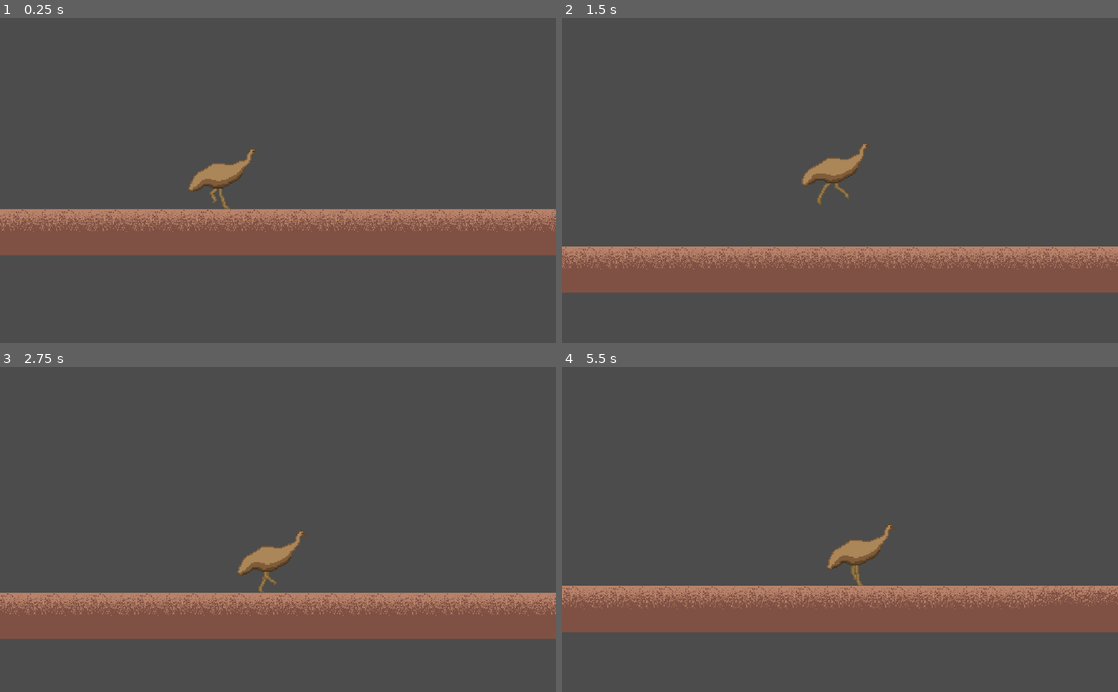
Above: before the commit, frames 1-4 (two rows, left to right).
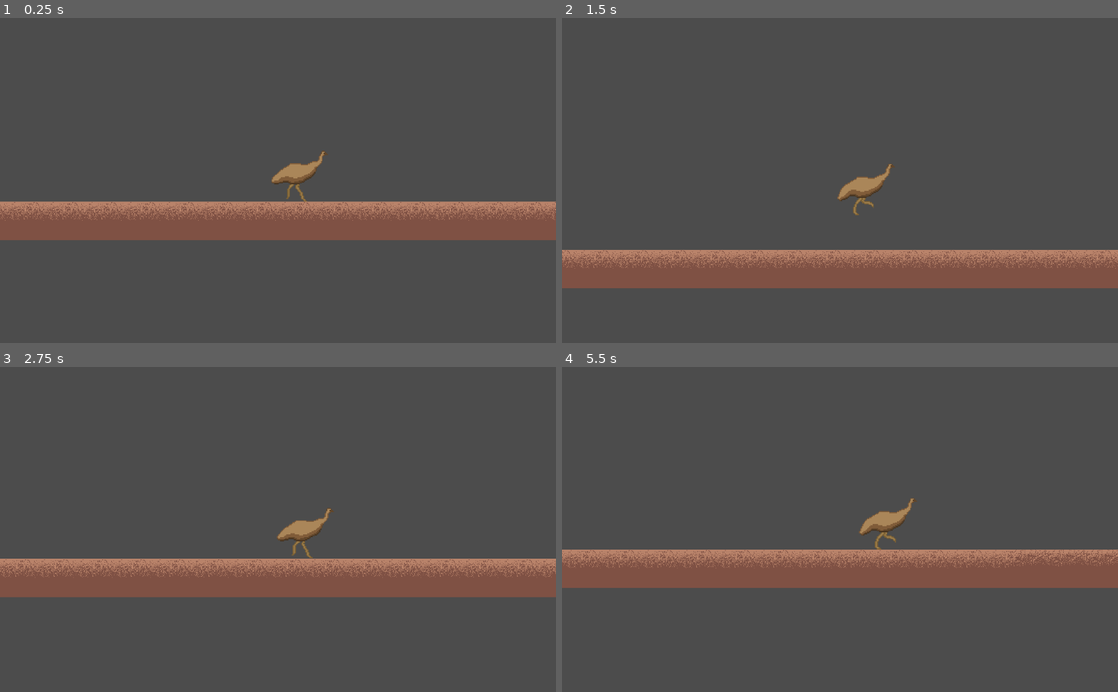
Above: after the commit, the same moments.

Repository: rpromerov/Patformer
Game: Godot game, scene res://World.tscn
Same seed, same stepped clock (60 frames per second), same inputs: the game is played once before the commit and once after it.
Inputs:
- Up to frame 1 (0.25 s): no input
- Up to frame 2 (1.5 s): hold Right (ui_right) from 0.53 s (still down); tap Up (ui_up) at 0.77 s
- Up to frame 3 (2.75 s): tap Up (ui_up) at 1.52 s; release Right (ui_right) at 2.03 s; hold Left (ui_left) from 2.03 s (still down)
- Up to frame 4 (5.5 s): release Left (ui_left) at 2.78 s; hold Right (ui_right) 2.78-4.28 s; tap Up (ui_up) at 3.02, 3.77, 4.52 s; hold Left (ui_left) 4.28-5.03 s; hold Right (ui_right) from 5.03 s (still down)

The runs differ from the first frame. In frame 1, 11% of the frame differs, in the area x 0-100%, y 40-74%; in frame 2, 5.4%; in frame 3, 25%; in frame 4, 26%, in the area x 0-100%, y 40-82%.

Commit message:
Revert "Ajustes de camara + FPS limitados"
This reverts commit d8b909d00392fb6cfef7c98ba978fa5308874012.

Diff:
--- a/World.tscn
+++ b/World.tscn
@@ -25,14 +25,14 @@
 "frames": [ ExtResource( 2 ), ExtResource( 3 ), ExtResource( 4 ), ExtResource( 5 ), ExtResource( 6 ), ExtResource( 7 ), ExtResource( 8 ), ExtResource( 9 ), ExtResource( 10 ) ],
 "loop": true,
 "name": "Running",
-"speed": 19.0
+"speed": 18.0
 } ]
 
 [node name="World" type="Node" index="0"]
 
 [node name="KinematicBody2D" type="KinematicBody2D" parent="." index="0"]
 
-position = Vector2( -1568, 216 )
+position = Vector2( -1536, 216 )
 scale = Vector2( 1.5, 1.4888 )
 input_pickable = false
 collision_layer = 1
@@ -52,18 +52,17 @@
 
 [node name="Camera2D" type="Camera2D" parent="KinematicBody2D" index="1"]
 
-offset = Vector2( 128, 0 )
 anchor_mode = 1
 rotating = false
 current = true
-zoom = Vector2( 0.75, 0.75 )
+zoom = Vector2( 0.9, 0.9 )
 limit_left = -10000000
 limit_top = -10000000
 limit_right = 10000000
 limit_bottom = 10000000
 limit_smoothed = false
-drag_margin_h_enabled = true
-drag_margin_v_enabled = true
+drag_margin_h_enabled = false
+drag_margin_v_enabled = false
 smoothing_enabled = true
 smoothing_speed = 5.0
 offset_v = 0.0
@@ -83,7 +82,6 @@
 scale = Vector2( 1.16667, 1.13064 )
 frames = SubResource( 2 )
 animation = "Running"
-frame = 1
 playing = true
 offset = Vector2( 0, -8 )
 
--- a/project.godot
+++ b/project.godot
@@ -16,11 +16,7 @@
 
 [debug]
 
-settings/fps/force_fps=60
-
-[display]
-
-window/size/resizable=false
+settings/stdout/print_fps=true
 
 [importer_defaults]
 
